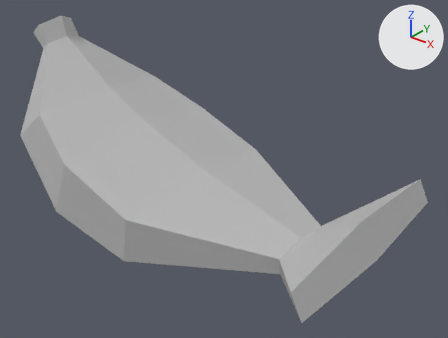
The FBX model Tour de Holland/Assets/Models/PlayerTokens/PlayerToken_G.fbx: old version first, new version second.
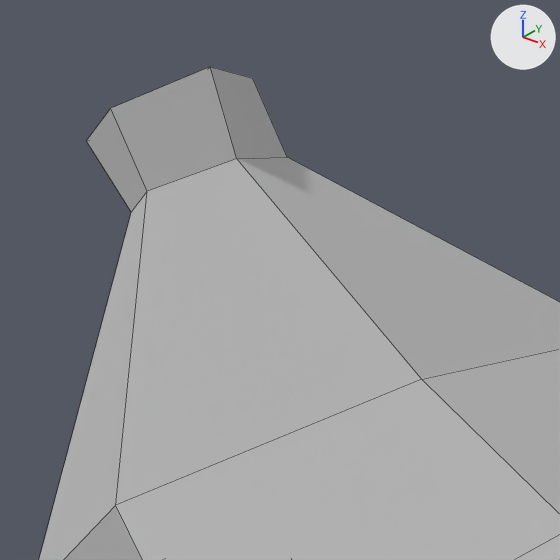
Each version is shown whole from a 50 mm camera at (0.02387, -0.02532, 0.02111) aimed at (0.0029, 0.00089, 0.00486), then close up on the part from 3% to 31% of the width and 0% to 38% of the height. Every picture has the same lights, and +X, +Y and +Z are marked at upper right. The close-ups show mesh edges as thin lines. Where no turn or scale is listed for an object, it has been applied to the vertices.

Objects in the first close-up: 'PlayerToken_G'.
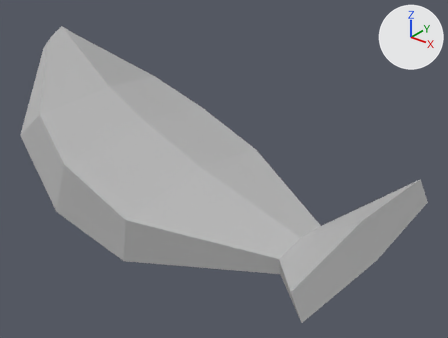
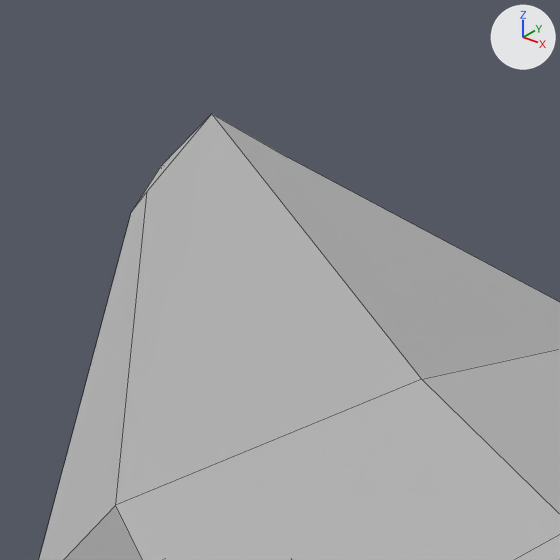
What the commit changed:
me_mesh is used by ob_playertoken_g; location (0.00067, 0.0, 0.00629).
me_mesh had 42 vertices, 40 faces and spanned x -0.0128..0.0128, y -0.0068..0.0068, z -0.0061..0.0061.
me_mesh now has 36 vertices, 34 faces and spans x -0.0122..0.0128, y -0.0068..0.0068, z -0.0061..0.0054.
Part 1, on me_mesh:
6 vertices are removed from x -0.0128..-0.0107, y -0.0013..0.0013, z 0.0046..0.0061.
8 faces are deleted.
2 vertices move from x -0.0117..-0.0103, y 0.0, z 0.0038..0.0048 to x -0.0122..-0.0107, y 0.0, z 0.0044..0.0054.
2 new faces join them.

Where the change shows, as pixel boxes (x1, y1, x2, y2) in the close-ups (560 x 560 px):
'PlayerToken_G', reshaped
    before: (39, 67, 560, 560)
    after: (39, 114, 560, 560)
part 1 of me_mesh, cut back
    before: (87, 67, 560, 505)
    after: (116, 114, 560, 505)
